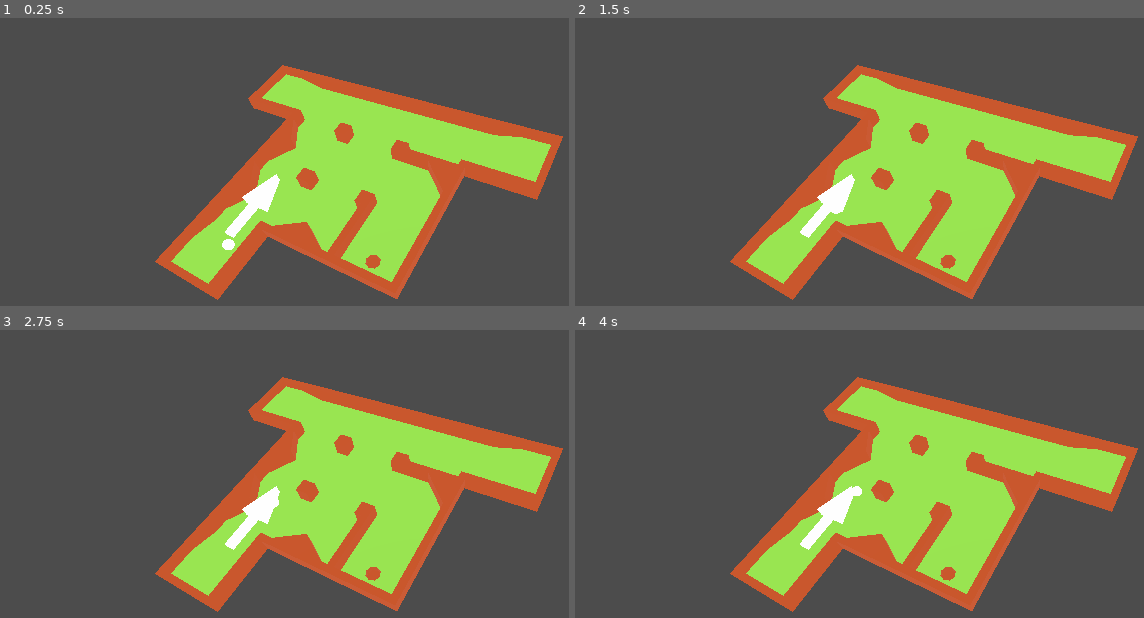
Above: before the commit, frames 1-4 (two rows, left to right).
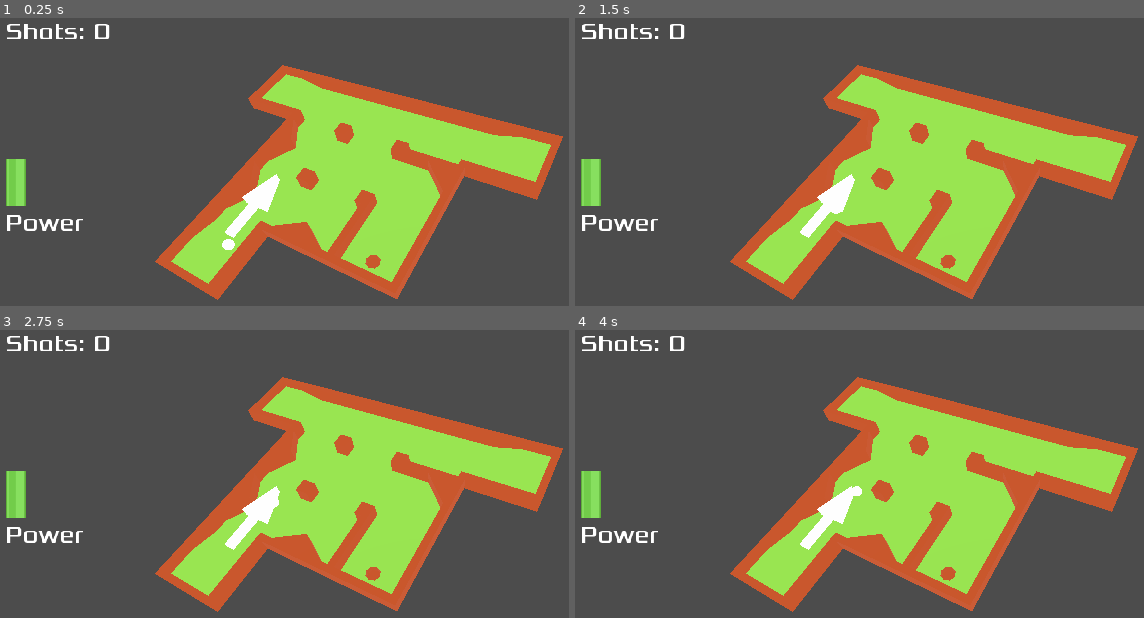
Above: after the commit, the same moments.

Repository: hiperlogic/3D_Minigolf
Game: Godot game, scene res://Main.tscn
The game is run twice, just before and just after one commit, with the same random seed, the same clock (stepped at 60 frames per second) and the same inputs. The project has no main scene, so this scene is started directly.
Inputs:
- Up to frame 1 (0.25 s): no input
- Up to frame 2 (1.5 s): tap Enter at 0.5 s; tap Space at 1.25 s
- Up to frame 3 (2.75 s): tap Enter at 2 s
- Up to frame 4 (4 s): tap Space at 2.75 s; tap Enter at 3.5 s

The runs differ from the first frame. In frame 1, 1.3% of the frame differs, in the area x 1-20%, y 2-74%; in frame 2, 1.3%; in frame 3, 1.3%; in frame 4, 1.3%.

Commit message:
Now we have a beautiful useless UI!

Diff:
--- a/Main.tscn
+++ b/Main.tscn
@@ -1,8 +1,9 @@
-[gd_scene load_steps=6 format=2]
+[gd_scene load_steps=7 format=2]
 
 [ext_resource path="res://TileScene/GolfMesh.tres" type="MeshLibrary" id=1]
 [ext_resource path="res://Items/Ball/Ball.tscn" type="PackedScene" id=2]
 [ext_resource path="res://Items/Arrow/Arrow.tscn" type="PackedScene" id=3]
+[ext_resource path="res://UI/UI.tscn" type="PackedScene" id=4]
 
 [sub_resource type="Environment" id=1]
 ambient_light_color = Color( 1, 1, 1, 1 )
@@ -46,3 +47,5 @@
 
 [node name="Arrow" parent="." instance=ExtResource( 3 )]
 transform = Transform( 0.5, 0, 0, 0, 0.5, 0, 0, 0, 0.5, -2.33265, 1.79038, 2.59839 )
+
+[node name="CanvasLayer" parent="." instance=ExtResource( 4 )]
--- /dev/null
+++ b/UI/UI.tscn
@@ -0,0 +1,49 @@
+[gd_scene load_steps=5 format=2]
+
+[ext_resource path="res://assets/Xolonium-Regular.ttf" type="DynamicFontData" id=1]
+[ext_resource path="res://assets/bar_green.png" type="Texture" id=2]
+
+[sub_resource type="DynamicFont" id=1]
+size = 30
+font_data = ExtResource( 1 )
+
+[sub_resource type="DynamicFont" id=2]
+size = 30
+font_data = ExtResource( 1 )
+
+[node name="CanvasLayer" type="CanvasLayer"]
+
+[node name="Margin" type="MarginContainer" parent="."]
+margin_right = 40.0
+margin_bottom = 40.0
+custom_constants/margin_right = 20
+custom_constants/margin_top = 20
+custom_constants/margin_left = 20
+custom_constants/margin_bottom = 20
+
+[node name="Container" type="VBoxContainer" parent="Margin"]
+margin_left = 20.0
+margin_top = 20.0
+margin_right = 153.0
+margin_bottom = 302.0
+
+[node name="Shots" type="Label" parent="Margin/Container"]
+margin_right = 133.0
+margin_bottom = 37.0
+custom_fonts/font = SubResource( 1 )
+text = "Shots: 0"
+
+[node name="PowerBar" type="TextureProgress" parent="Margin/Container"]
+margin_top = 41.0
+margin_right = 133.0
+margin_bottom = 241.0
+value = 30.0
+texture_progress = ExtResource( 2 )
+fill_mode = 3
+
+[node name="Label2" type="Label" parent="Margin/Container"]
+margin_top = 245.0
+margin_right = 133.0
+margin_bottom = 282.0
+custom_fonts/font = SubResource( 2 )
+text = "Power"
